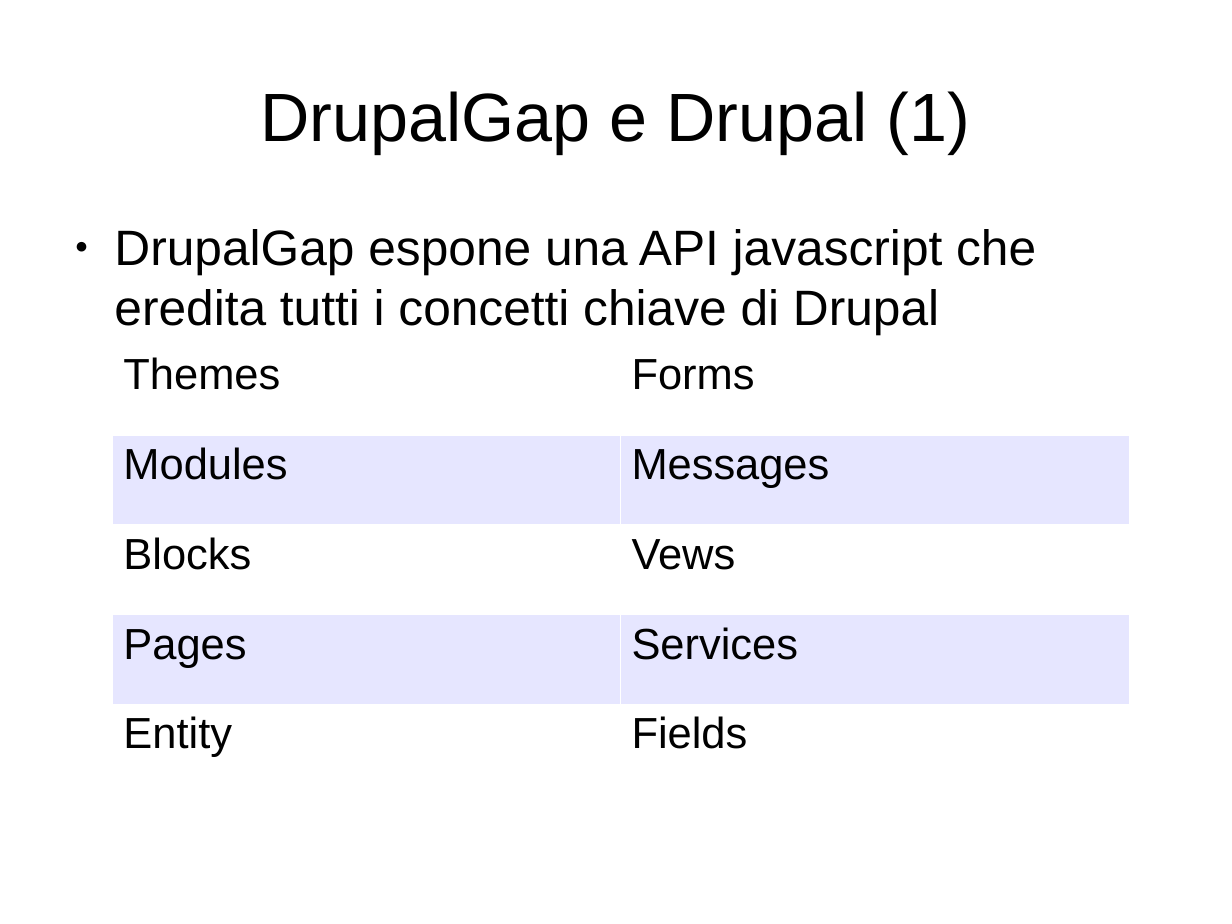
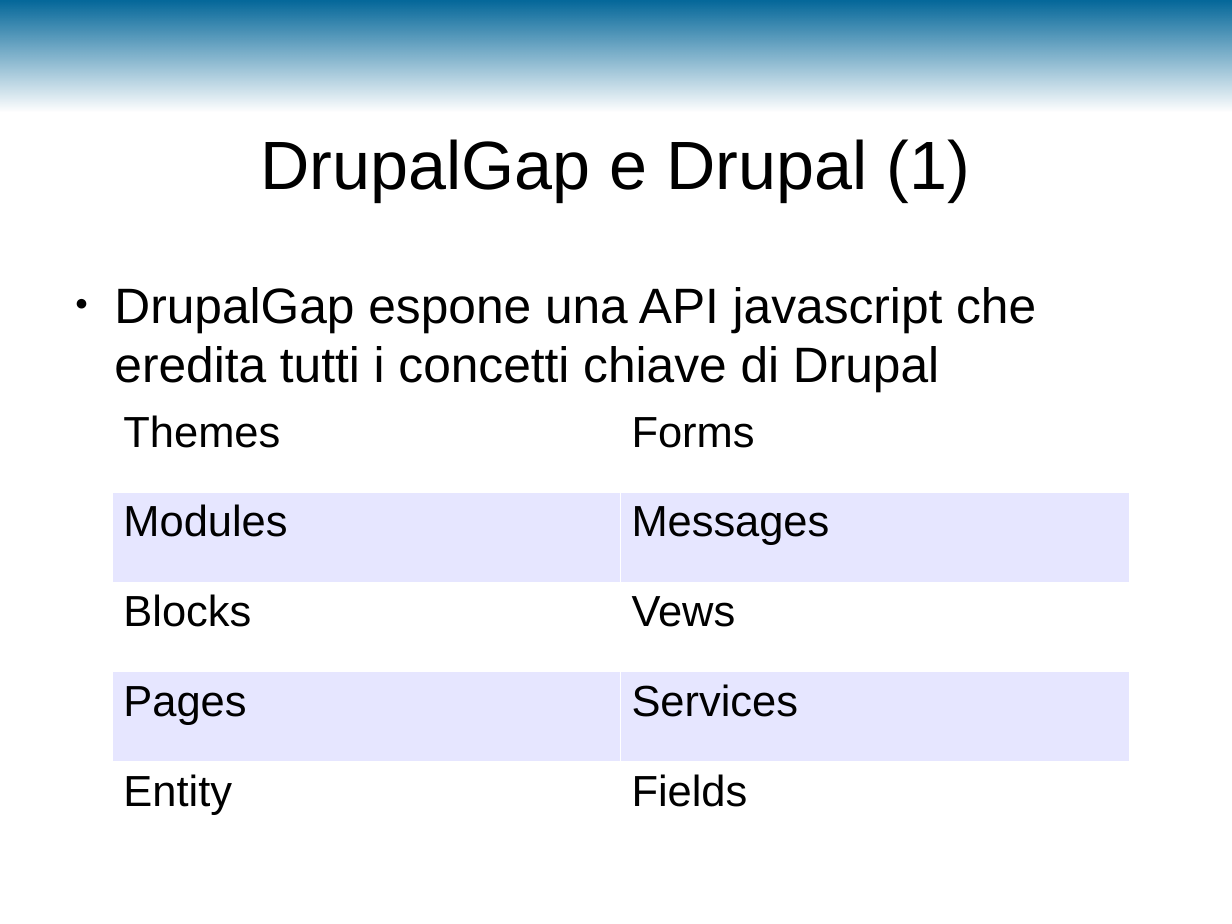
Before and after one commit to m3m3nto/drupalday2015_drupalgap, a slide deck: slide 6 of slide/DDay2015-DrupalGap.odp (slide 5 before the commit). Drawn at 1232x924 pixels with LibreOffice and Linux fonts; fonts in the diff are those of the drawing; background and template pictures are left out. Boxes give left, top, right and bottom in pixels: in the first picture for what was removed or moved away, otherwise in the second. Text is boxed around its words. In the diff, an @@ line names an element or a change of style, - is before the commit and + after.

```diff
--- a/slide/DDay2015-DrupalGap.odp
+++ b/slide/DDay2015-DrupalGap.odp
@@ rectangle added at box(0, 0, 1232, 112), fill gradient #006699 @@
@@ title "DrupalGap e Drupal (1)": place and size @@
-title "DrupalGap e Drupal (1)" at box(261, 91, 970, 153)
+title "DrupalGap e Drupal (1)" at box(261, 139, 970, 202)
@@ text "DrupalGap espone una API javascript ...": place and size @@
-text "DrupalGap espone una API javascript ..." at box(114, 229, 1036, 335)
+text "DrupalGap espone una API javascript ..." at box(114, 287, 1036, 392)
@@ table: place and size @@
-table at box(113, 345, 1130, 794)
+table at box(113, 402, 1130, 851)
```
Also in this commit, not shown: 11 other slides changed, 4 slides added, 1 slide removed, 4 other files.
